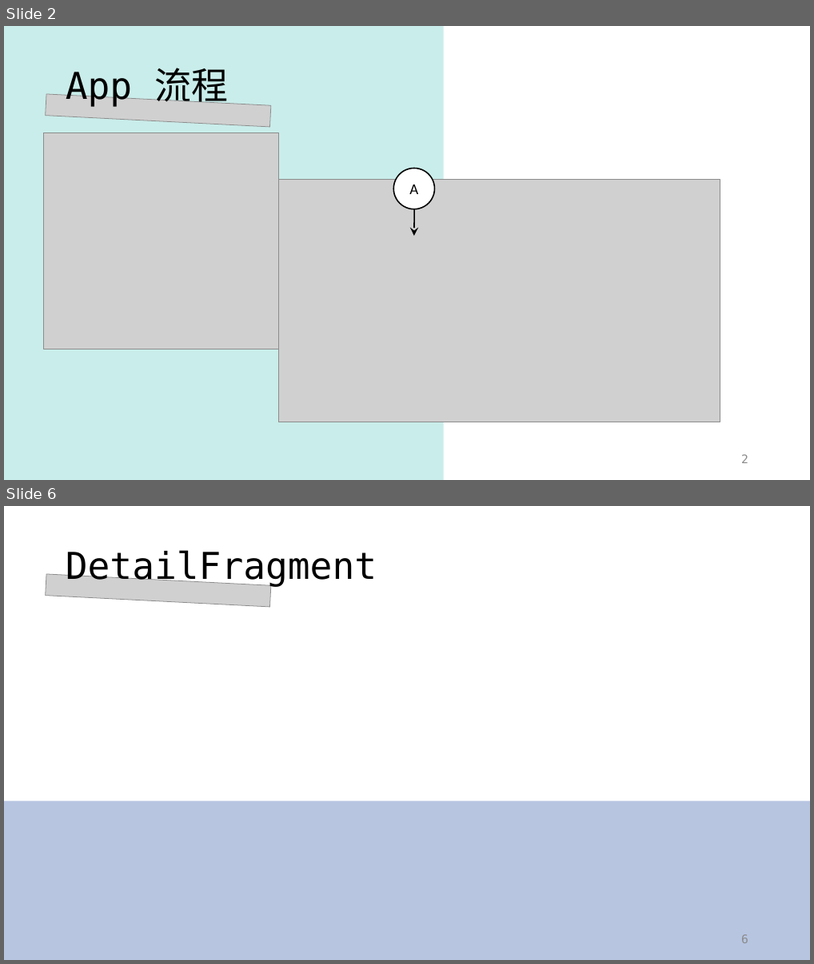
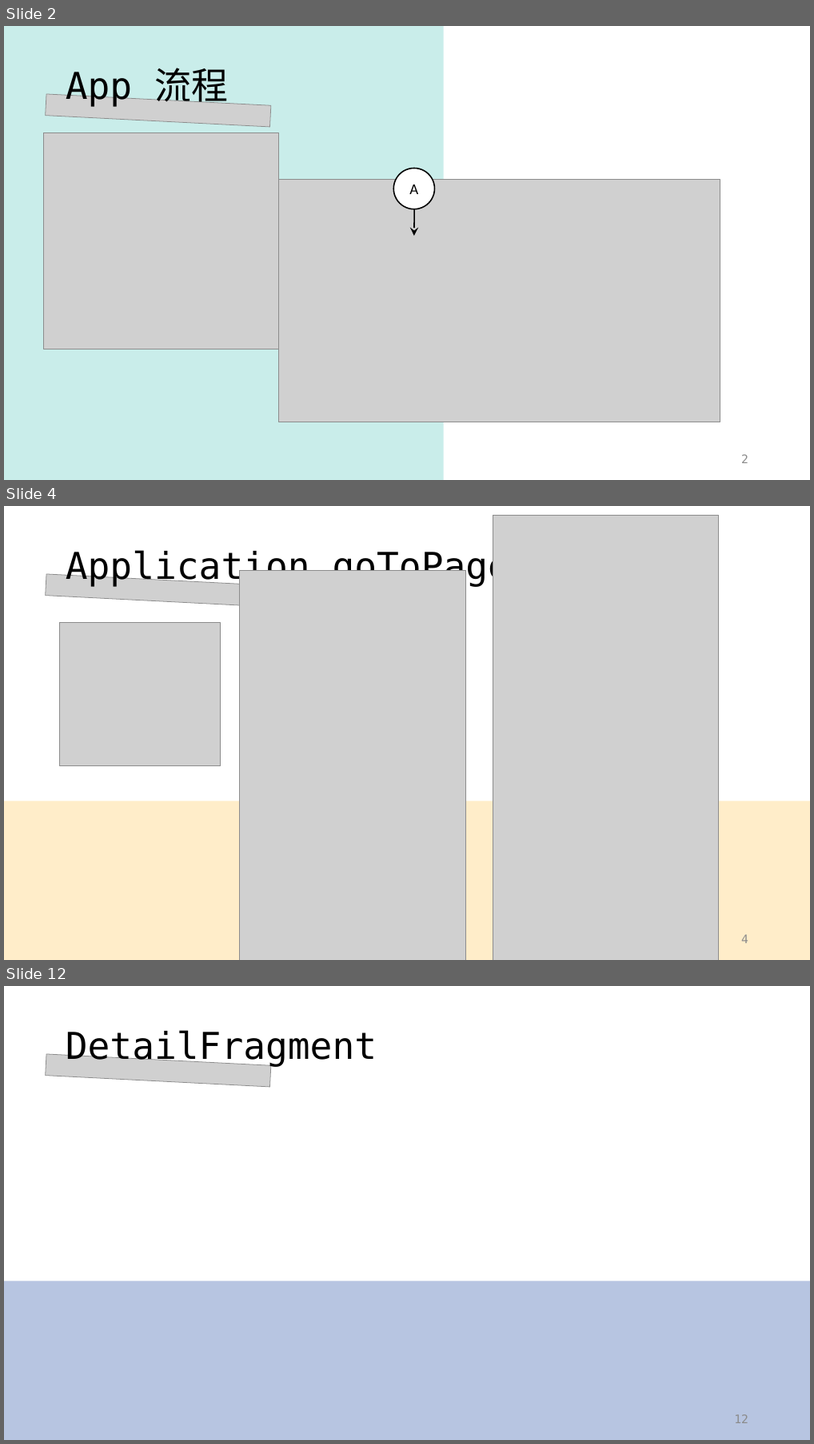
Before and after one commit to ccckyc/draw, a slide deck: Zoo.pptx. Shown one above the other, each under a label of ours: slides 2 and 6 before the commit, slides 2, 4 and 12 after it; the slides between them are not shown. The pictures are 814x964 and 814x1444 pixels, drawn with LibreOffice and Linux fonts; fonts in the diff are those of the drawing; grey boxes stand for pictures. Boxes give left, top, right and bottom in pixels: in the first picture for what was removed or moved away, otherwise in the second. Text is boxed around its words. In the diff, an @@ line names an element or a change of style, - is before the commit and + after.

```diff
--- a/Zoo.pptx
+++ b/Zoo.pptx
@@ slide 4 added at box(4, 506, 810, 960), background #FFFFFF @@
@@ picture added at box(494, 515, 719, 960) @@
@@ title added at box(66, 549, 510, 588), 44 pt, text #000000 @@
+Application_goToPage
@@ picture added at box(46, 574, 271, 607) @@
@@ picture added at box(240, 570, 466, 960) @@
@@ picture added at box(60, 623, 221, 766) @@
@@ rectangle added at box(4, 800, 810, 960), fill #FFEDC9 @@
@@ page number added at box(742, 934, 749, 943), 14 pt, text #8C8C8C @@
+4
@@ what was slide 6 is now slide 12 @@
@@ page number at box(734, 1414, 749, 1423): text changed @@
-6
+12
```
Also in this commit, not shown: 3 slides changed, 5 other slides added, 1 other file.
